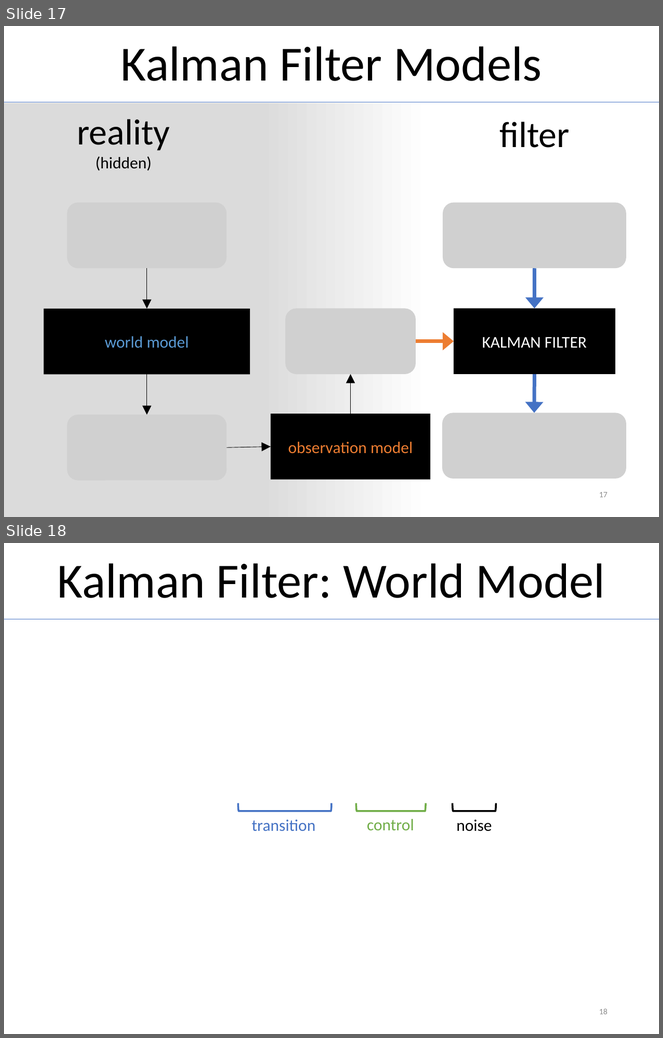
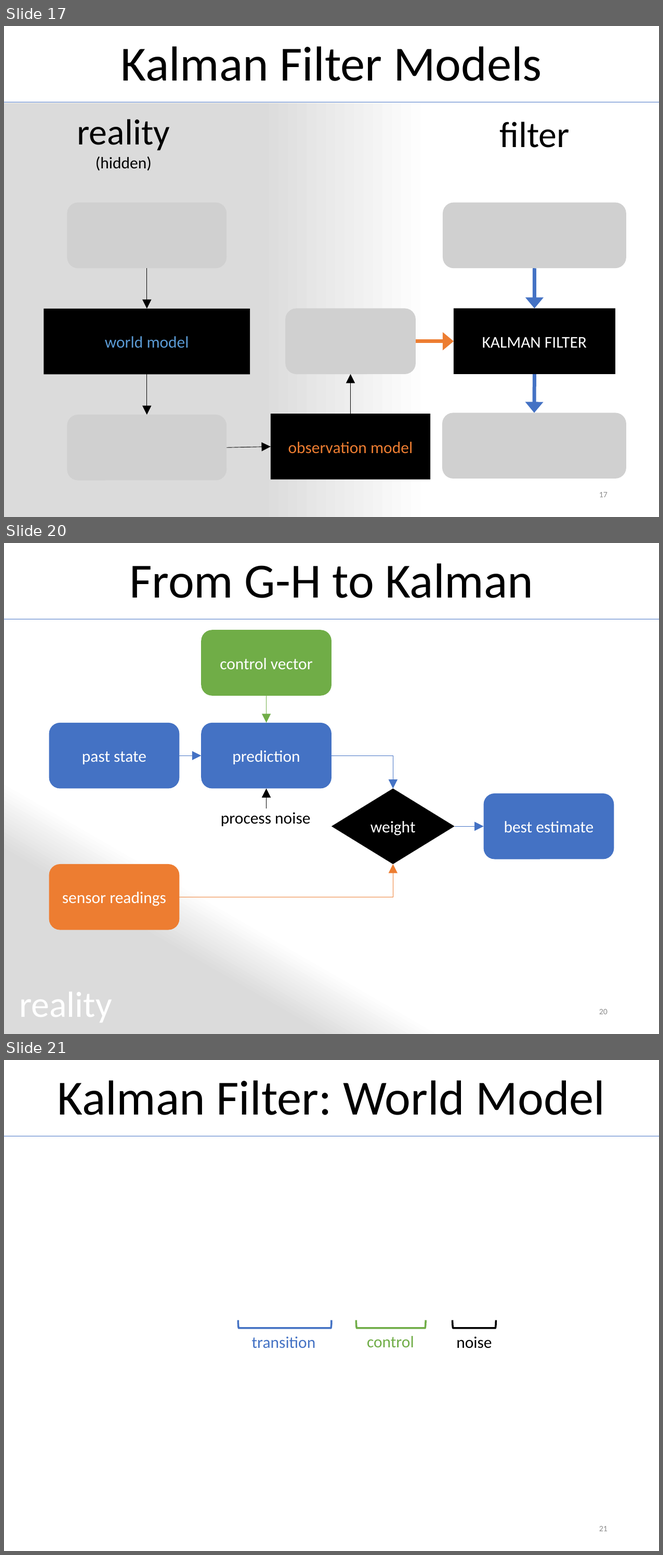
Before and after one commit to MichiHo/flocking, a slide deck: vortrag/ba_seminar_presentation.pptx. Shown one above the other, each under a label of ours: slides 17 and 18 before the commit, slides 17, 20 and 21 after it; the slides between them are not shown. The pictures are 663x1038 and 663x1555 pixels, drawn with LibreOffice and Linux fonts; fonts in the diff are those of the drawing; grey boxes stand for pictures. Boxes give left, top, right and bottom in pixels: in the first picture for what was removed or moved away, otherwise in the second. Text is boxed around its words. In the diff, an @@ line names an element or a change of style, - is before the commit and + after.

```diff
--- a/vortrag/ba_seminar_presentation.pptx
+++ b/vortrag/ba_seminar_presentation.pptx
@@ slide 20 added at <box>4,543,659,1034</box>, background #FFFFFF @@
@@ title added at <box>129,563,533,598</box>, 54 pt, text #000000 @@
+From G-H to Kalman
@@ rectangle added at <box>4,620,659,1034</box>, fill gradient #DBDBDB to #FFFFFF @@
@@ line added from (4, 619) to (659, 619), #4472C4 0.5 pt @@
@@ rounded rectangle added at <box>201,630,332,696</box>, fill #70AD47, 18 pt, text #FFFFFF @@
+control vector
@@ arrow added from (266, 696) to (266, 723), #70AD47 0.5 pt @@
@@ rounded rectangle added at <box>49,723,180,788</box>, fill #4472C4, 18 pt, text #FFFFFF @@
+past state
@@ rounded rectangle added at <box>201,723,332,788</box>, fill #4472C4, 18 pt, text #FFFFFF @@
+prediction
@@ arrow added from (180, 756) to (201, 756), #4472C4 0.5 pt @@
@@ elbow arrow added from (332, 756) to (393, 788), #4472C4 0.5 pt @@
@@ arrow added from (266, 809) to (266, 788), #000000 0.5 pt @@
@@ diamond added at <box>332,788,455,865</box>, fill #000000, 18 pt, text #FFFFFF @@
+weight
@@ rounded rectangle added at <box>483,794,614,860</box>, fill #4472C4, 18 pt, text #FFFFFF @@
+best estimate
@@ text added at <box>221,812,310,826</box>, 18 pt, text #000000 @@
+process noise
@@ arrow added from (455, 827) to (483, 827), #4472C4 0.5 pt @@
@@ rounded rectangle added at <box>49,865,180,930</box>, fill #ED7D31, 18 pt, text #FFFFFF @@
+sensor readings
@@ elbow arrow added from (180, 898) to (393, 865), #ED7D31 0.5 pt @@
@@ text added at <box>19,983,112,1027</box>, 40 pt, text #FFFFFF @@
+reality
@@ page number added at <box>599,1009,608,1015</box>, 9 pt, text #8C8C8C @@
+20
@@ what was slide 18 is now slide 21 @@
@@ page number at <box>599,1526,608,1532</box>: text changed @@
-18
+21
```
Also in this commit, not shown: 7 slides changed, 2 other slides added, 1 other file.
